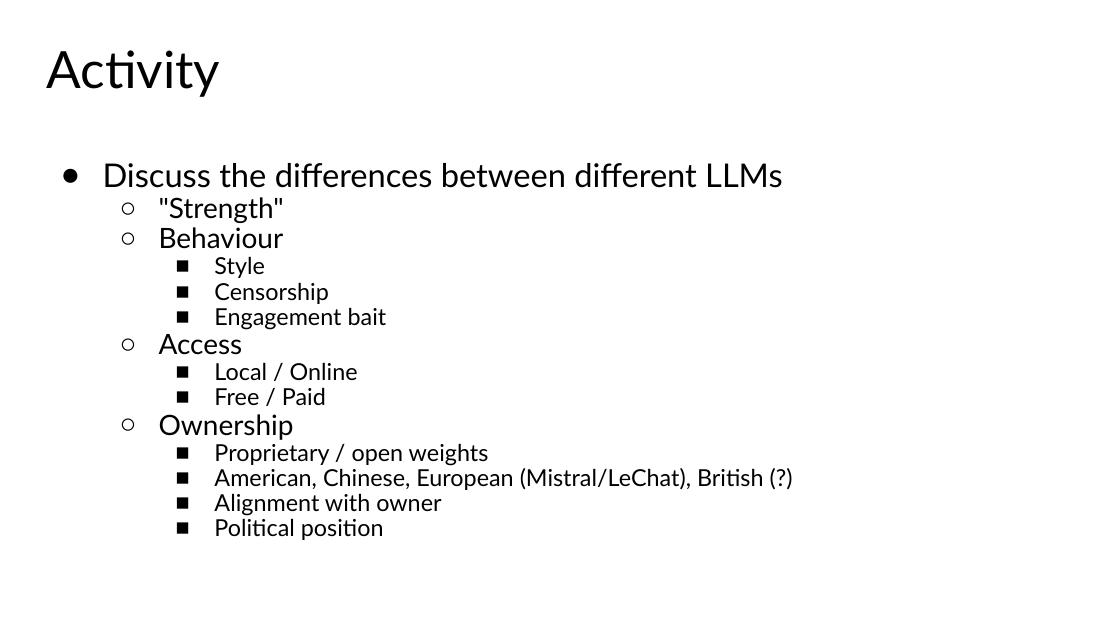
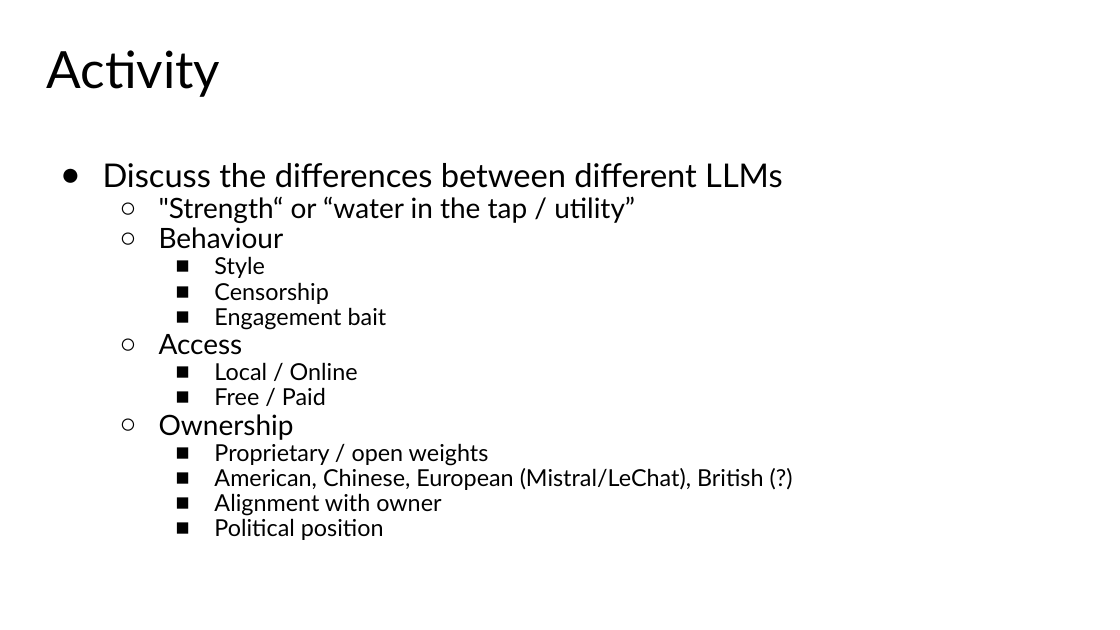
Before and after one commit to acceleratescience/large-language-models, a slide deck: slide 10 of slides/11-practicalities.pptx. Drawn at 1120x630 pixels with LibreOffice and Linux fonts; fonts in the diff are those of the drawing. Boxes give left, top, right and bottom in pixels: in the first picture for what was removed or moved away, otherwise in the second. Text is boxed around its words. In the diff, an @@ line names an element or a change of style, - is before the commit and + after.

```diff
--- a/slides/11-practicalities.pptx
+++ b/slides/11-practicalities.pptx
@@ text at [159,196,635,223]: text changed @@
-  ○ "Strength"
+  ○ "Strength“ or “water in the tap / utility”
```
Also in this commit, not shown: 1 other slide changed.
